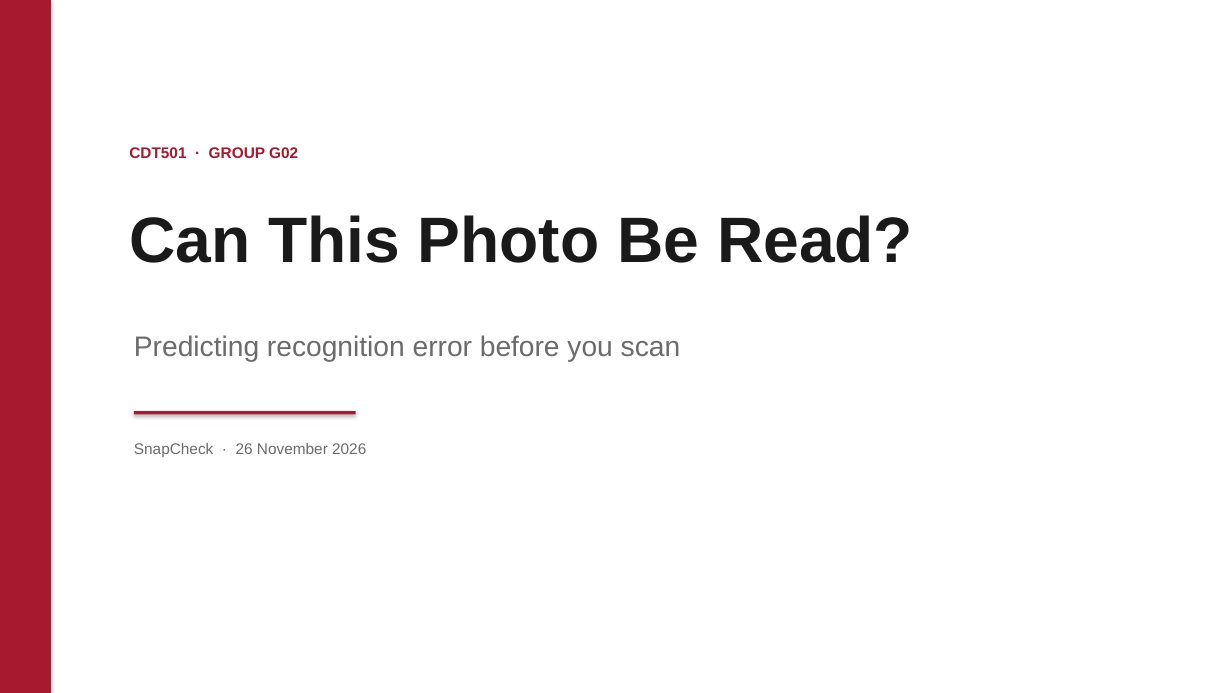
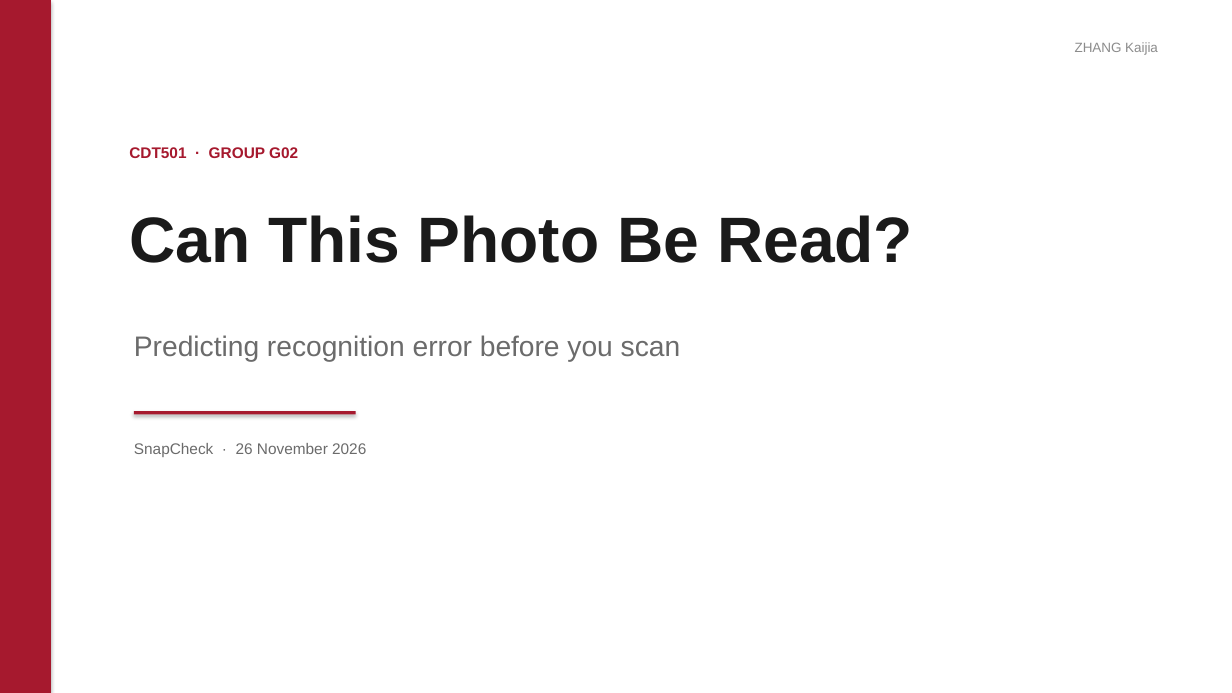
Before and after one commit to n0thing0717zkj-code/CDT501_SnapCheck, a slide deck: slide 1 of docs/CDT501_SnapCheck_Slides.pptx. Drawn at 1232x693 pixels with LibreOffice and Linux fonts; fonts in the diff are those of the drawing. Boxes give left, top, right and bottom in pixels: in the first picture for what was removed or moved away, otherwise in the second. Text is boxed around its words. In the diff, an @@ line names an element or a change of style, - is before the commit and + after.

```diff
--- a/docs/CDT501_SnapCheck_Slides.pptx
+++ b/docs/CDT501_SnapCheck_Slides.pptx
@@ text added at box(1075, 42, 1158, 55), 10.5 pt, text #8C8C8C @@
+ZHANG Kaijia
```
Also in this commit, not shown: 13 other slides changed, 2 other files.
